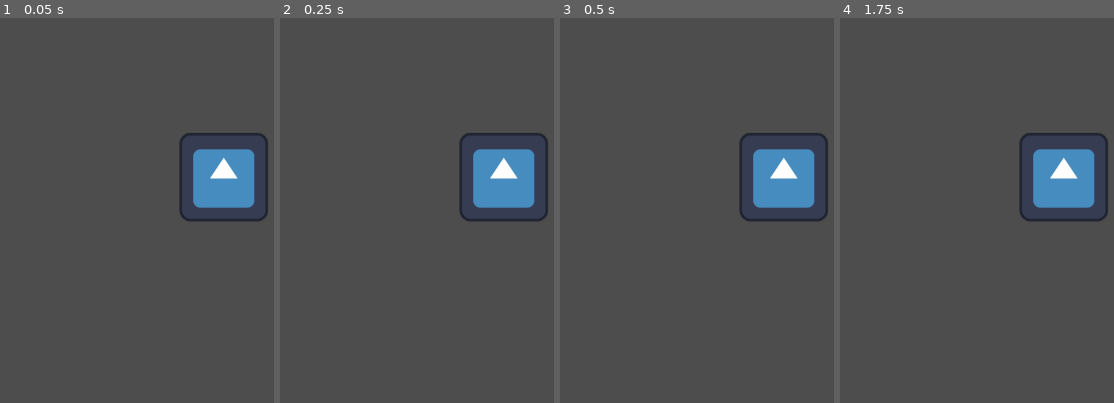
Above: before the commit, frames 1-4 (left to right).
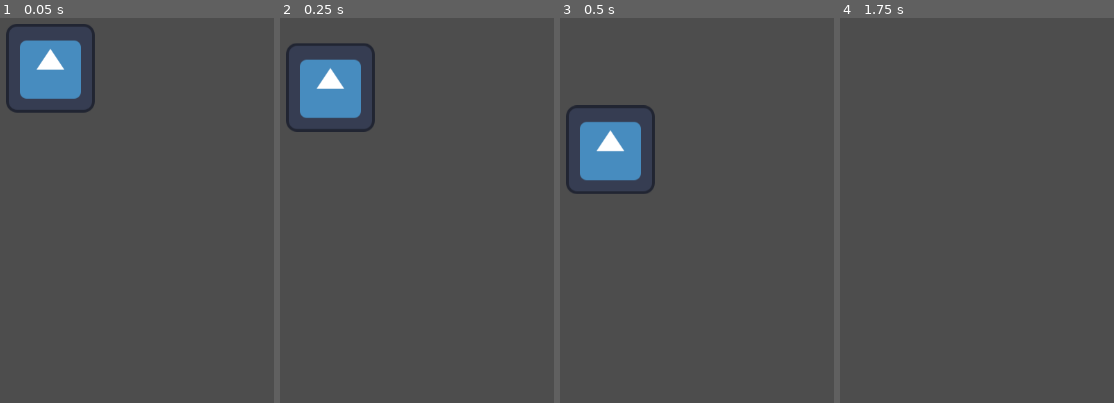
Above: after the commit, the same moments.

Repository: RyanSun1112/fighting-game-code-club
Game: Godot game, scene res://node_2d.tscn
Two runs of this game, one before a commit and one after it. Both use one fixed random seed, a clock stepped at 60 frames per second and the inputs below. The engine's default icon, where the game draws it, is replaced by a stand-in: a white triangle on a blue panel in a dark square.
Inputs:
- Up to frame 1 (0.05 s): no input
- Up to frame 2 (0.25 s): no input
- Up to frame 3 (0.5 s): no input
- Up to frame 4 (1.75 s): tap Enter (ui_accept) at 0.5, 0.77, 1.52 s; hold Right (ui_right) from 0.53 s (still down)

The runs differ from the first frame. In frame 1, 8.8% of the frame differs, in the area x 2-98%, y 1-53%; in frame 2, 8.8%; in frame 3, 8.8%, in the area x 2-98%, y 22-53%; in frame 4, 4.4%.

Commit message:
stuff
asdfsaf

Diff:
--- a/node_2d.tscn
+++ b/node_2d.tscn
@@ -13,9 +13,6 @@
 [node name="CollisionShape2D" type="CollisionShape2D" parent="CharacterBody2D"]
 shape = SubResource("CircleShape2D_ert17")
 
-[node name="Camera2D" type="Camera2D" parent="CharacterBody2D/CollisionShape2D"]
-position = Vector2(326, 166)
-
 [node name="Icon" type="Sprite2D" parent="CharacterBody2D"]
 position = Vector2(325, 164)
 texture = ExtResource("2_88fa8")
